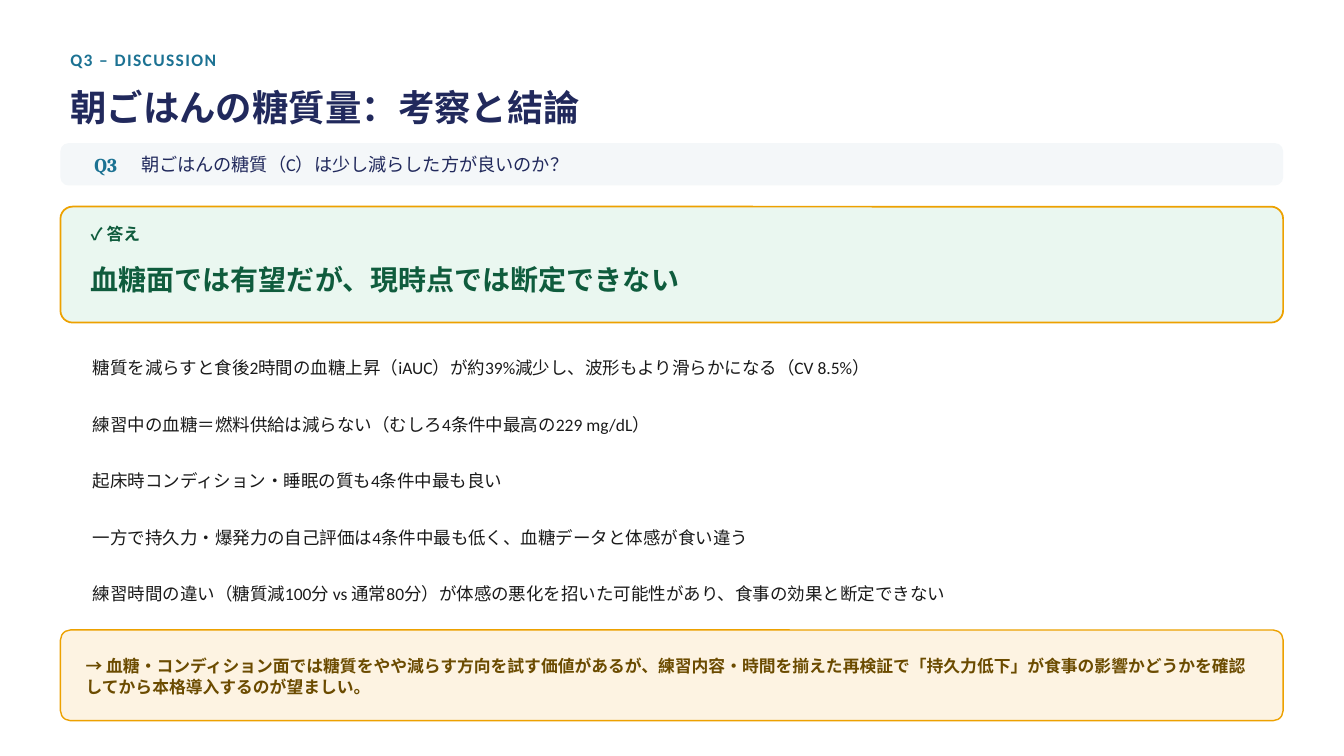
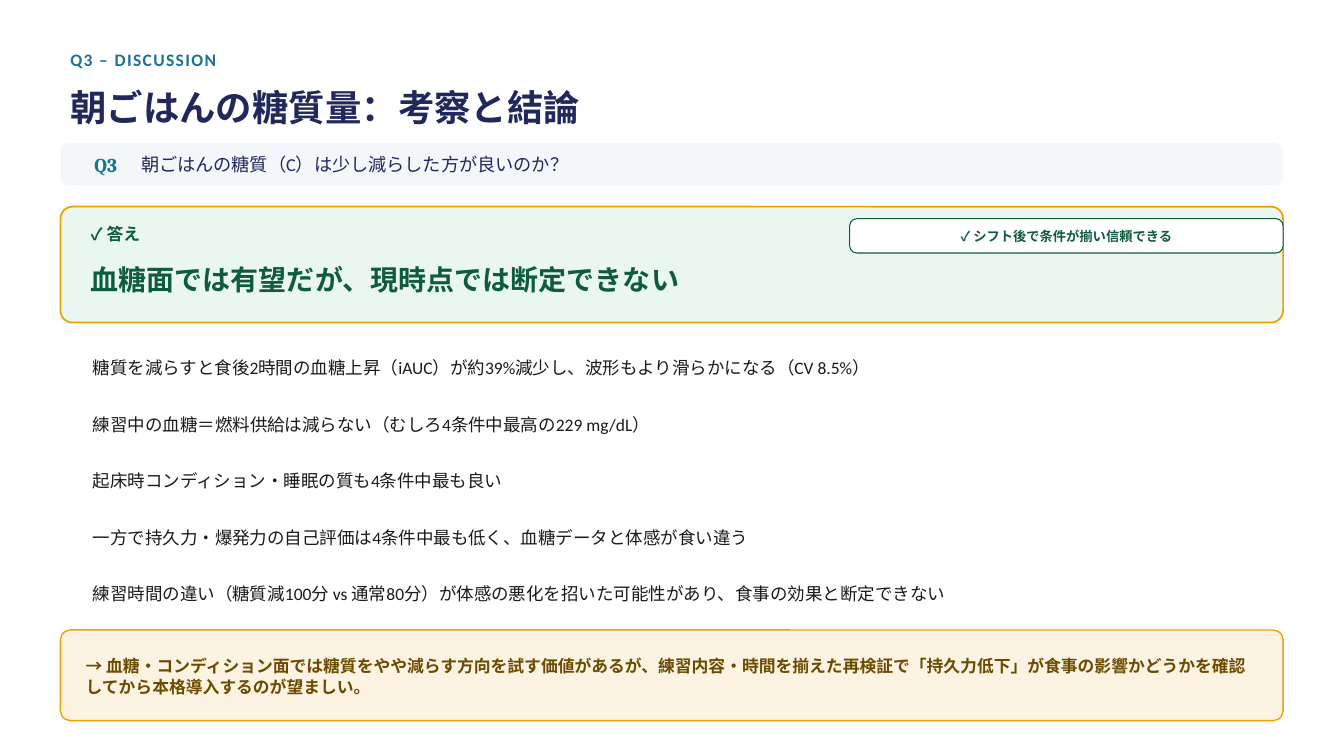
Before and after one commit to atsuh2022-ux/AK, a slide deck: slide 8 of analysis/slides/朝食提案_3つの問い.pptx (slide 7 before the commit). Drawn at 1344x756 pixels with LibreOffice and Linux fonts; fonts in the diff are those of the drawing. Boxes give left, top, right and bottom in pixels: in the first picture for what was removed or moved away, otherwise in the second. Text is boxed around its words. In the diff, an @@ line names an element or a change of style, - is before the commit and + after.

```diff
--- a/analysis/slides/朝食提案_3つの問い.pptx
+++ b/analysis/slides/朝食提案_3つの問い.pptx
@@ rounded rectangle added at bbox=[850, 219, 1284, 253], fill #FFFFFF, outline #0F5C3D 0.75 pt @@
@@ text added at bbox=[973, 229, 1172, 243], 9.5 pt, text #0F5C3D, bold @@
+✓ シフト後で条件が揃い信頼できる
```
Also in this commit, not shown: 4 other slides changed, 1 slide added, 9 other files.
